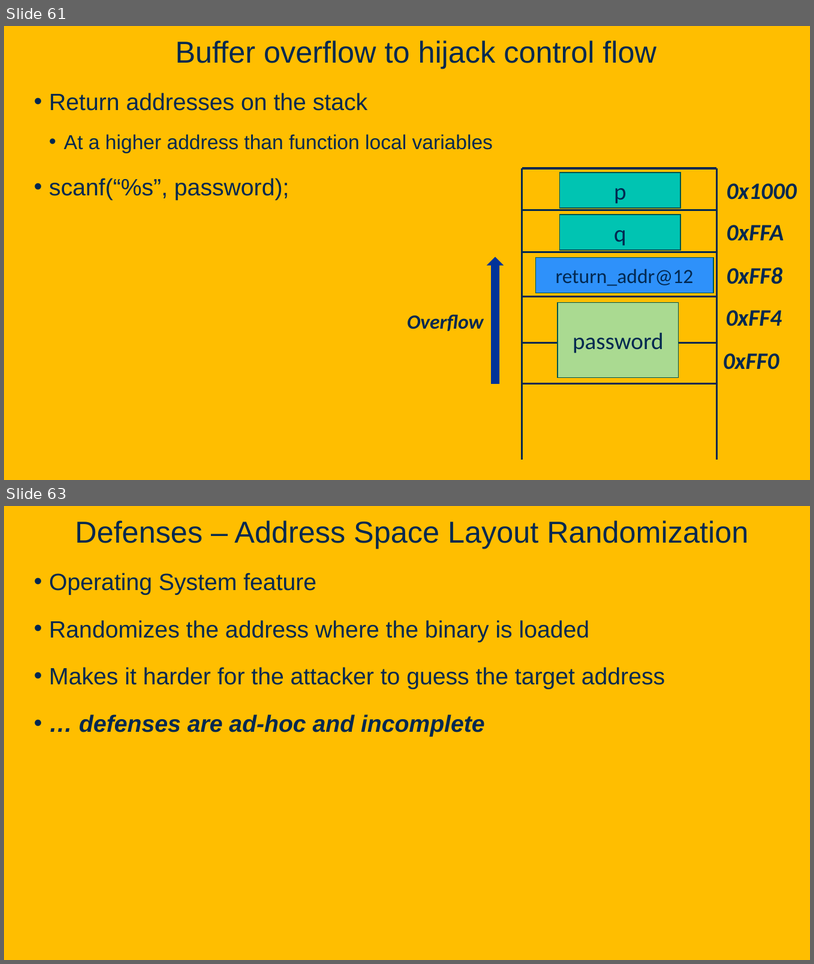
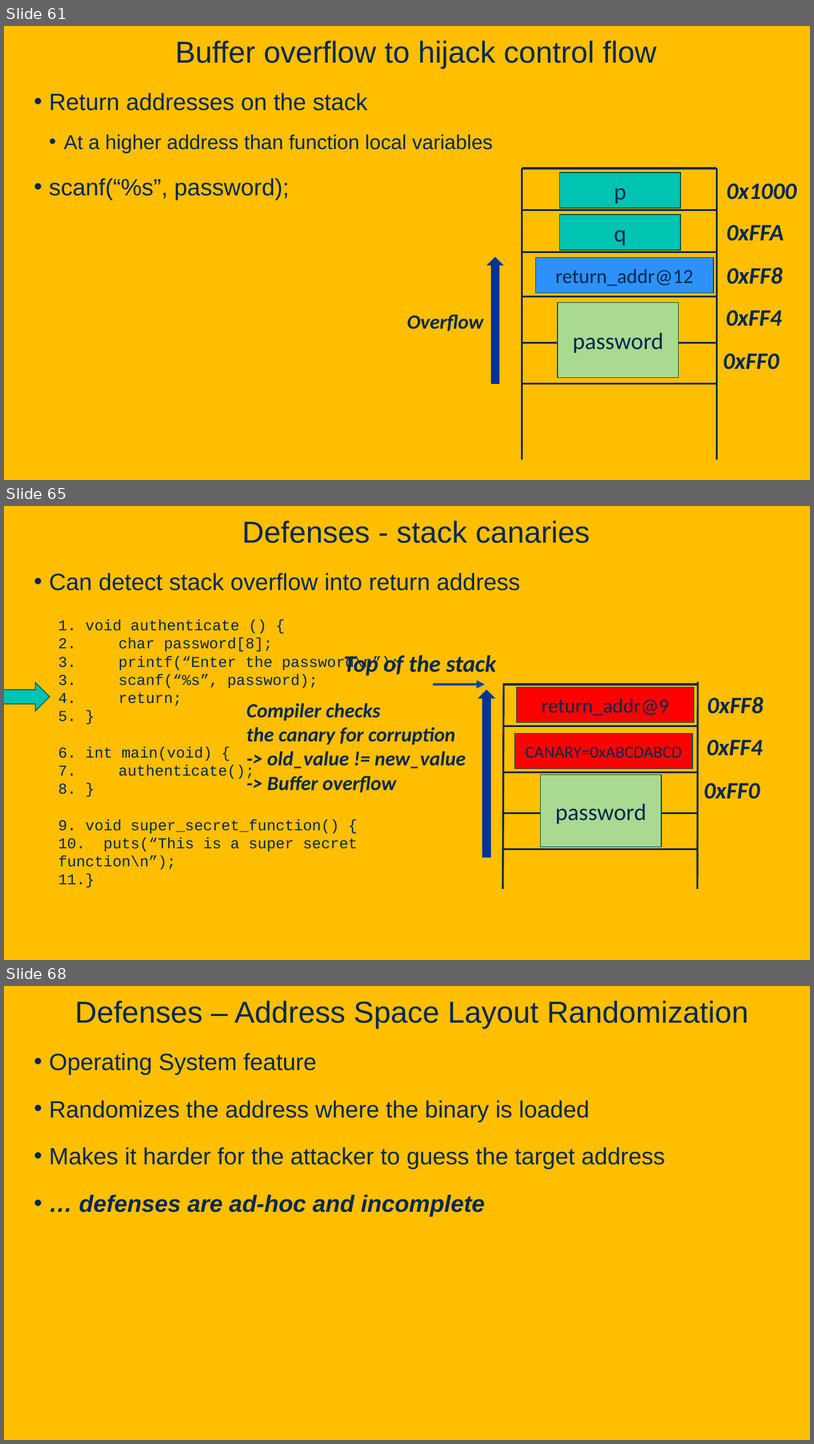
Before and after one commit to davsec-teaching/ECS160-Winter2025, a slide deck: slides/9_software_security.pptx. Shown one above the other, each under a label of ours: slides 61 and 63 before the commit, slides 61, 65 and 68 after it; the slides between them are not shown. The pictures are 814x964 and 814x1444 pixels, drawn with LibreOffice and Linux fonts; fonts in the diff are those of the drawing; background and template pictures are left out. Boxes give left, top, right and bottom in pixels: in the first picture for what was removed or moved away, otherwise in the second. Text is boxed around its words. In the diff, an @@ line names an element or a change of style, - is before the commit and + after.

```diff
--- a/slides/9_software_security.pptx
+++ b/slides/9_software_security.pptx
@@ slide 65 added at (4, 506, 810, 960), background picture (left out) @@
@@ title added at (242, 520, 590, 543), 36 pt, text #022850 @@
+Defenses - stack canaries
@@ text added at (49, 573, 520, 591), 28 pt, text #022850 @@
+• Can detect stack overflow into return address
@@ text added at (58, 619, 400, 888), 18 pt, text #022850 @@
+  1. void authenticate () {
+  2. char password[8];
+  3. printf(“Enter the password\n”);
+  3. scanf(“%s”, password);
+  4. return;
+  5. }
+  6. int main(void) {
+  7. authenticate();
+  8. }
+  9. void super_secret_function() {
+  10. puts(“This is a super secret function\n”);
+  11.}
@@ right arrow added at (4, 682, 50, 711), fill #00C4B2, outline #00564E 1 pt @@
@@ text added at (246, 703, 466, 792), 24 pt, text #022850, bold, italic @@
+Compiler checks
+the canary for corruption
+-> old_value != new_value
+-> Buffer overflow
@@ up arrow added at (479, 690, 495, 857), fill #003399, outline #003399 1 pt @@
@@ rectangle added at (517, 687, 695, 723), fill #FF0000, outline #00564E 1 pt, 24 pt, text #022850 @@
+return_addr@9
@@ rectangle added at (515, 733, 693, 769), fill #FF0000, outline #00564E 1 pt, 20 pt, text #022850 @@
+CANARY=0xABCDABCD
@@ rectangle added at (540, 775, 662, 847), fill #AADA91, outline #00564E 1 pt, 28 pt, text #022850 @@
+password
@@ group added at (344, 655, 764, 889): 6 lines, 4 texts, 1 arrow @@
+Top of the stack
+0xFF8
+0xFF4
+0xFF0
@@ line added from (698, 849) to (504, 849), #022850 2.25 pt @@
@@ what was slide 63 is now slide 68 @@
```
Also in this commit, not shown: 5 slides changed, 4 other slides added.
